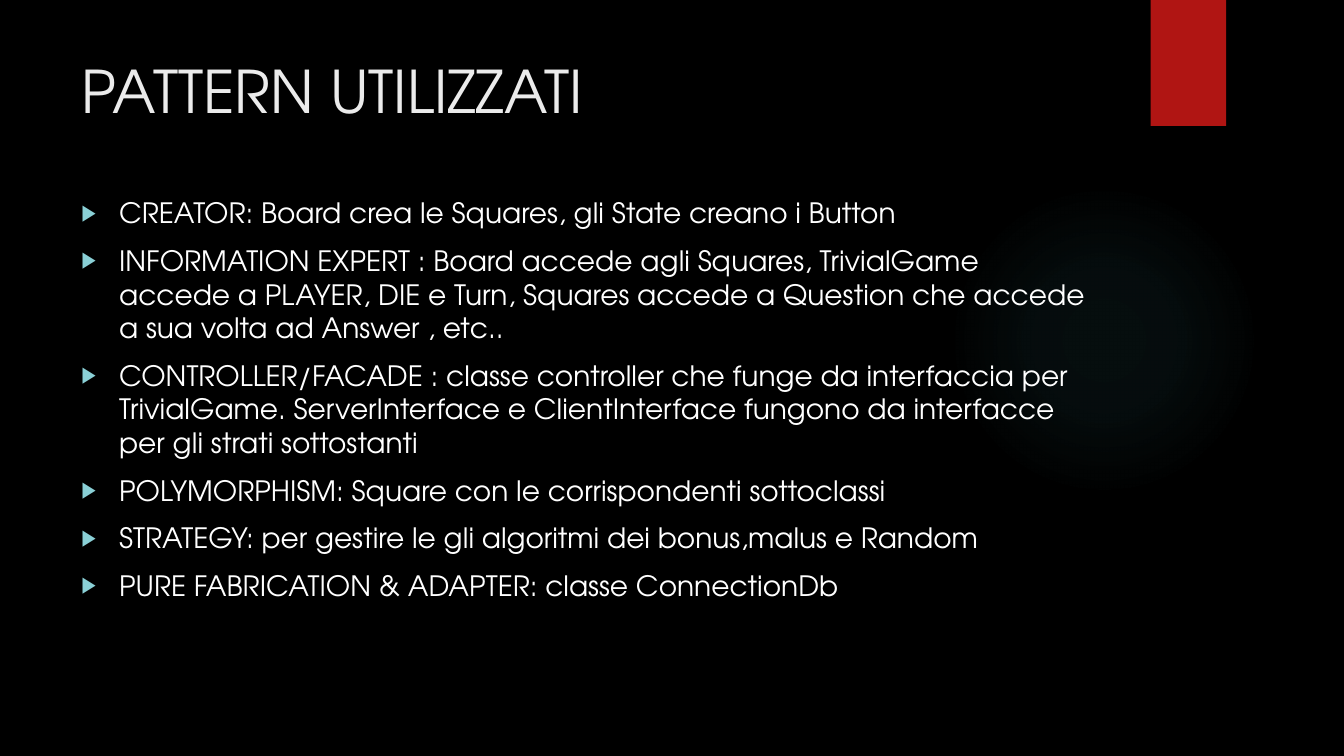
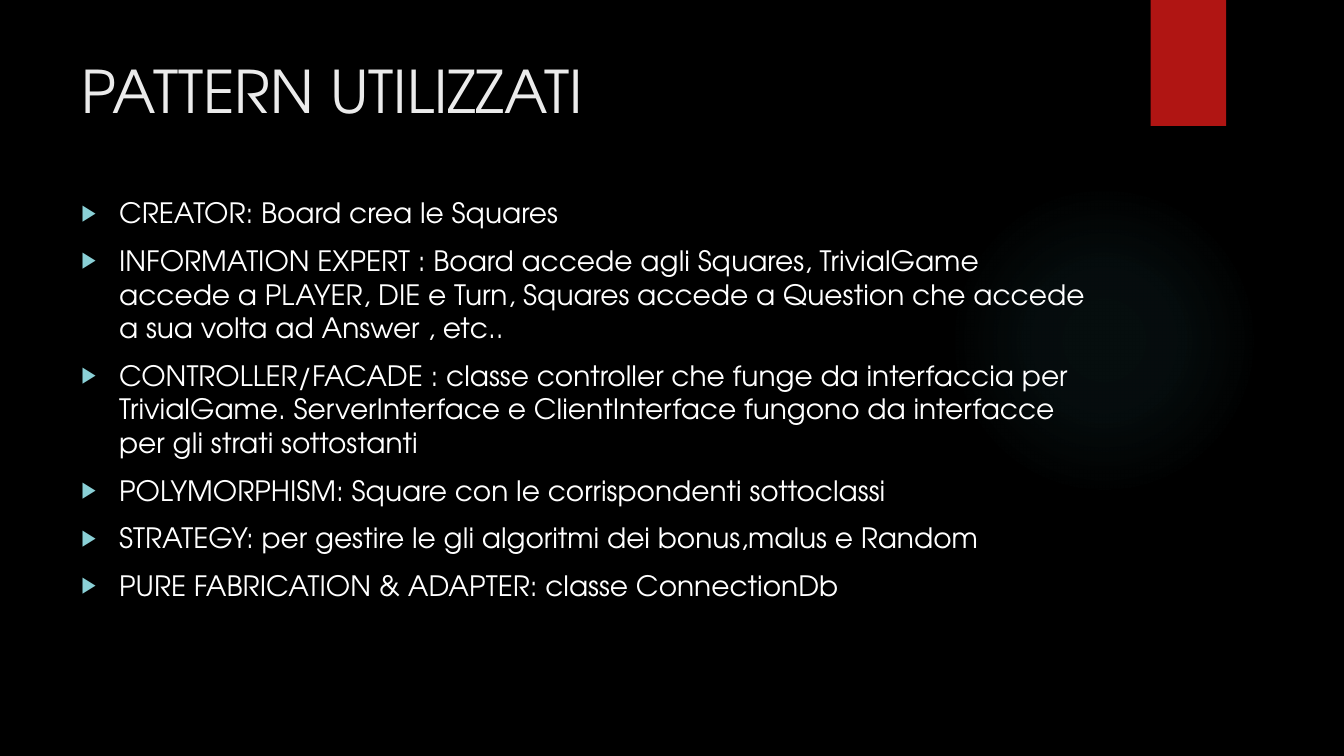
Before and after one commit to simoneminerva96/Progetto-B18, a slide deck: slide 17 of modelliUml/PRESENTAZIONE.pptx (slide 16 before the commit). Drawn at 1344x756 pixels with LibreOffice and Linux fonts; fonts in the diff are those of the drawing; background and template pictures are left out. Boxes give left, top, right and bottom in pixels: in the first picture for what was removed or moved away, otherwise in the second. Text is boxed around its words. In the diff, an @@ line names an element or a change of style, - is before the commit and + after.

```diff
--- a/modelliUml/PRESENTAZIONE.pptx
+++ b/modelliUml/PRESENTAZIONE.pptx
@@ text at (119, 202, 558, 229): text changed @@
-▶ CREATOR: Board crea le Squares, gli State creano i Button
+▶ CREATOR: Board crea le Squares
```
Also in this commit, not shown: 1 other slide changed, 1 slide added.
